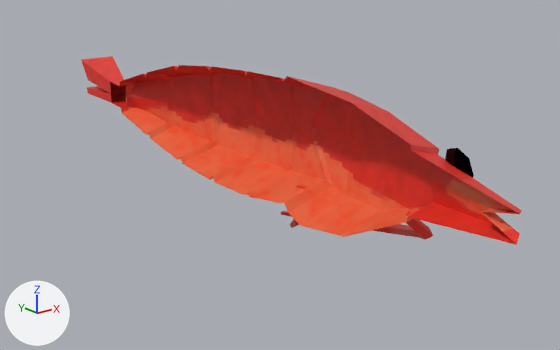
A saved change to the glTF model assets/shrimp.glb.
The view is the same before and after, from a 50 mm lens placed at (-1.41, -1.59, 0.61), pointed at (0.12, 0.32, -0.16). The axes (+X, +Y, +Z) are drawn at lower left. The lights are the same throughout. The older version comes first. Vertices at exactly the same position are counted once.

Names of what the first picture shows: 'Cube', 'eyes', 'legs', 'whisker'.
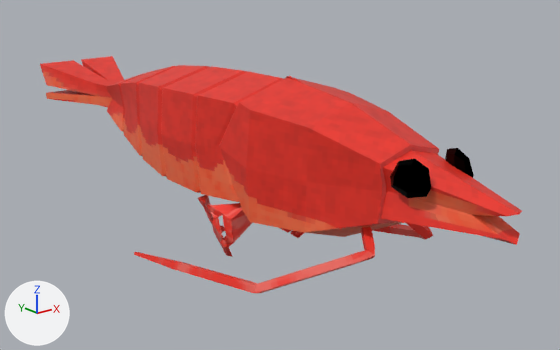
Diff of the bpy script that builds the scene:
```diff
--- a/assets/shrimp.glb.py
+++ b/assets/shrimp.glb.py
@@ me_cube_002 @@
 # used by ob_cube; location = (0.0, 0.0, 0.0)
-me_cube_002.from_pydata(...)  # 125 vertices, 200 faces; spans x -0.01..0.2, y -0.67..1.56, z -0.23..0.21
+me_cube_002.from_pydata(...)  # 212 vertices, 400 faces; spans x -0.2..0.2, y -0.67..1.56, z -0.23..0.21
+# me_cube_002 part 1: 87 vertices added at x -0.2..0.01, y -0.66..1.56, z -0.2..0.21
 me_cube_002.materials.append(mat_material_001)
@@ me_plane @@
 # used by ob_eyes; location = (0.0, 0.0, 0.0)
-me_plane.from_pydata(...)  # 26 vertices, 48 faces; spans x 0.0669..0.1059, y -0.4883..-0.3791, z 0.0117..0.105
+me_plane.from_pydata(...)  # 52 vertices, 96 faces; spans x -0.1059..0.1059, y -0.4883..-0.3791, z 0.0117..0.105
+# me_plane part 2: the loose piece of 26 vertices spanning x 0.0669..0.1059, y -0.4883..-0.3791, z 0.0117..0.105 is copied, and the copy is mirrored in x about the mesh origin; it spans x -0.1059..-0.0669, y -0.4883..-0.3791, z 0.0117..0.105
 me_plane.materials.append(mat_eyes)
@@ me_cube @@
 # used by ob_legs; location = (0.0, 0.0, 0.0)
-me_cube.from_pydata(...)  # 36 vertices, 68 faces; spans x 0.099..0.141, y 0.163..0.253, z -0.32..-0.158
+me_cube.from_pydata(...)  # 216 vertices, 408 faces; spans x -0.205..0.205, y 0.125..0.402, z -0.356..-0.148
+# me_cube part 3: a new loose piece of 36 vertices spanning x -0.191..-0.101, y 0.125..0.266, z -0.356..-0.148, in mat_legs (picture img_legs_tex)
+# me_cube part 4: a new loose piece of 36 vertices spanning x -0.204..-0.102, y 0.125..0.33, z -0.346..-0.148, in mat_legs (picture img_legs_tex)
+# me_cube part 5: a new loose piece of 36 vertices spanning x -0.205..-0.09, y 0.251..0.402, z -0.32..-0.164, in mat_legs (picture img_legs_tex)
+# me_cube part 6: 34 vertices removed from x 0.099..0.141, y 0.163..0.253, z -0.32..-0.158; 34 vertices added at x 0.105..0.191, y 0.125..0.266, z -0.356..-0.148
+# other edits to the shape of me_cube do not show in these pictures
 me_cube.materials.append(mat_legs)
@@ me_cube_004 @@
 # used by ob_whisker; location = (0.0, 0.0, 0.0)
-me_cube_004.from_pydata(...)  # 152 vertices, 300 faces; spans x 0.061..0.328, y -0.349..0.537, z -0.4..-0.106
+me_cube_004.from_pydata(...)  # 304 vertices, 600 faces; spans x -0.328..0.328, y -0.349..0.537, z -0.4..-0.106
+# me_cube_004 part 7: the loose piece of 152 vertices spanning x 0.061..0.328, y -0.349..0.537, z -0.4..-0.106 is copied, and the copy is mirrored in x about the mesh origin; it spans x -0.328..-0.061, y -0.349..0.537, z -0.4..-0.106
 me_cube_004.materials.append(mat_legs)
```

Location of each change, (x1, y1, x2, y2) in pixels of the pictures (560 x 350 px; the box of a moved part takes in the faces that stretch with it):
'Cube', reshaped (9% wider): before (81, 56, 522, 245); after (40, 56, 522, 245)
'whisker', reshaped: before (281, 211, 433, 240); after (134, 223, 433, 293)
'legs', reshaped: before (290, 184, 307, 228); after (198, 195, 304, 257)
part 1 of me_cube_002, added (red): after (40, 60, 518, 245)
part 2 of me_plane, added (black): after (390, 159, 431, 198)
part 3 of me_cube, added (red): after (220, 207, 252, 257)
part 4 of me_cube, added (red): after (207, 203, 241, 246)
part 5 of me_cube, added: after (198, 195, 225, 233)
part 6 of me_cube, moved or reshaped: before (290, 184, 307, 228); after (290, 231, 304, 238)
part 7 of me_cube_004, added (red): after (134, 227, 375, 293)
